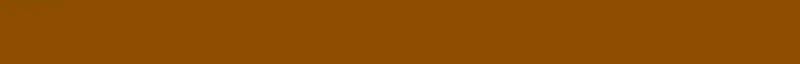
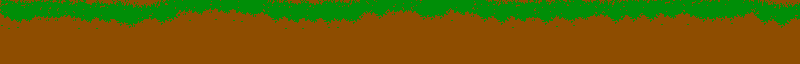
The second 800px x 64px image is a revision of the first. Changes to its layers:
added layer "herbe" above "Layer" over (x1=0, y1=0, x2=800, y2=29)
